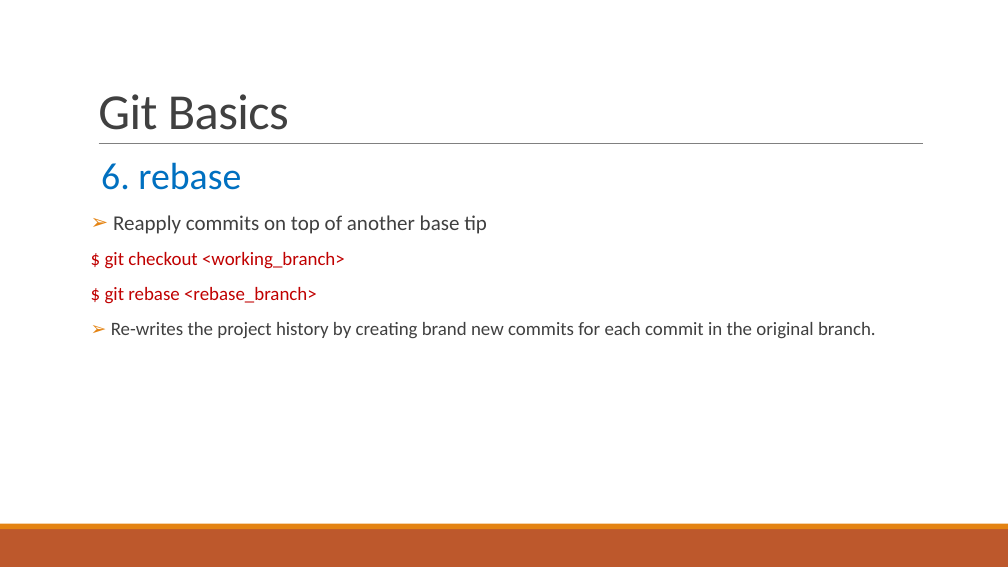
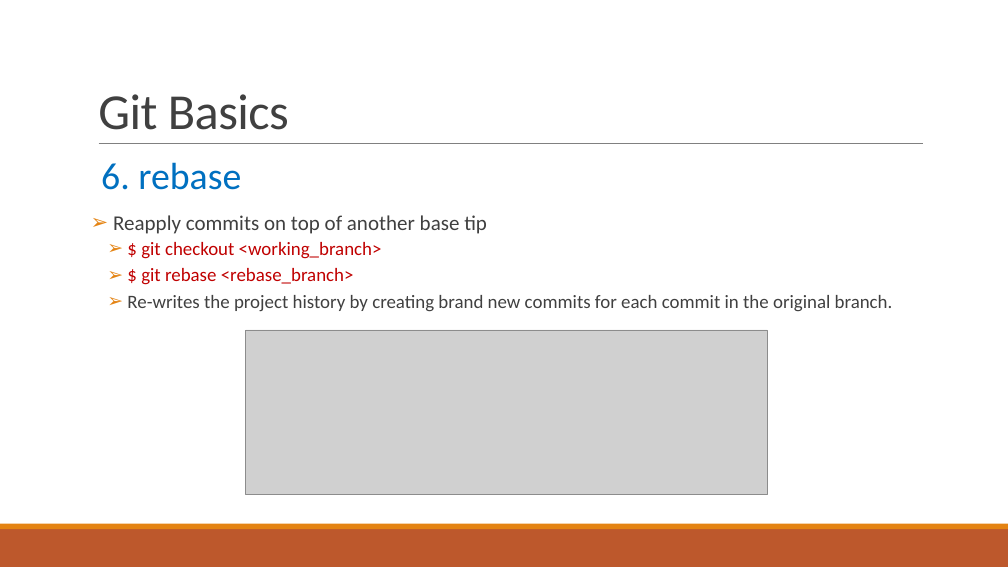
Before and after one commit to huyendinhkhanh/tim_hieu, a slide deck: slide 8 of Git.pptx. Drawn at 1008x567 pixels with LibreOffice and Linux fonts; fonts in the diff are those of the drawing; grey boxes stand for pictures. Boxes give left, top, right and bottom in pixels: in the first picture for what was removed or moved away, otherwise in the second. Text is boxed around its words. In the diff, an @@ line names an element or a change of style, - is before the commit and + after.

Commit message:
update Git.pptx - insert pictures

```diff
--- a/Git.pptx
+++ b/Git.pptx
@@ text at bbox=[127, 242, 893, 312]: bullet none to ➢; list level 1 to 2 in "$ git checkout <working_branch>"; list level 1 to 2 in "$ git rebase <rebase_branch>"; list level 1 to 2 in "Re-writes the project history by ..." @@
@@ picture added at bbox=[246, 330, 768, 494] @@
```
Also in this commit, not shown: 13 other slides changed.
